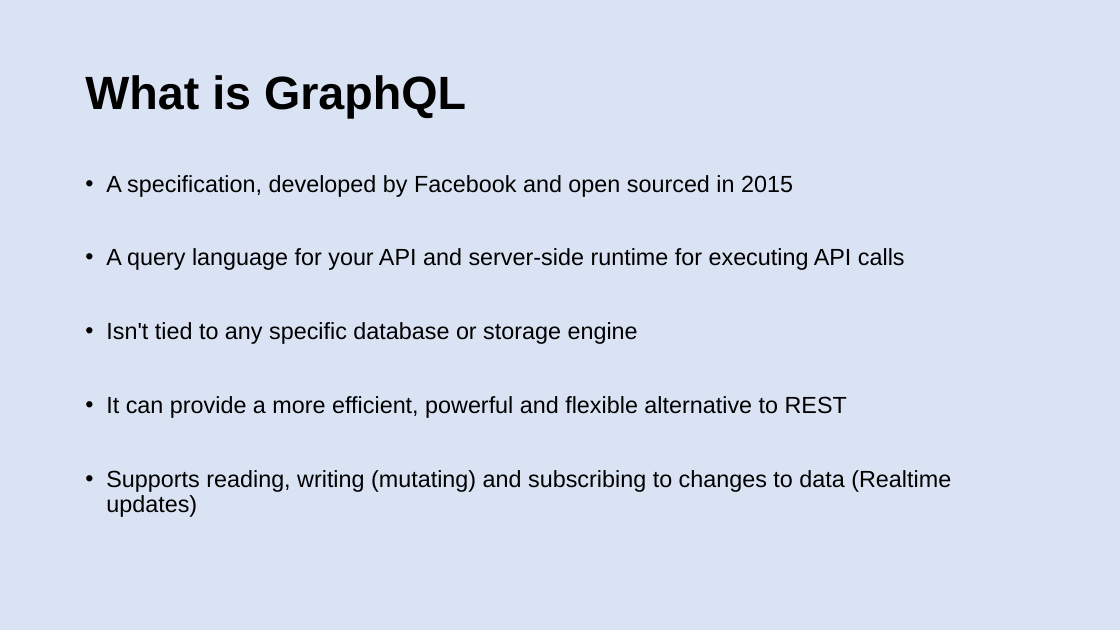
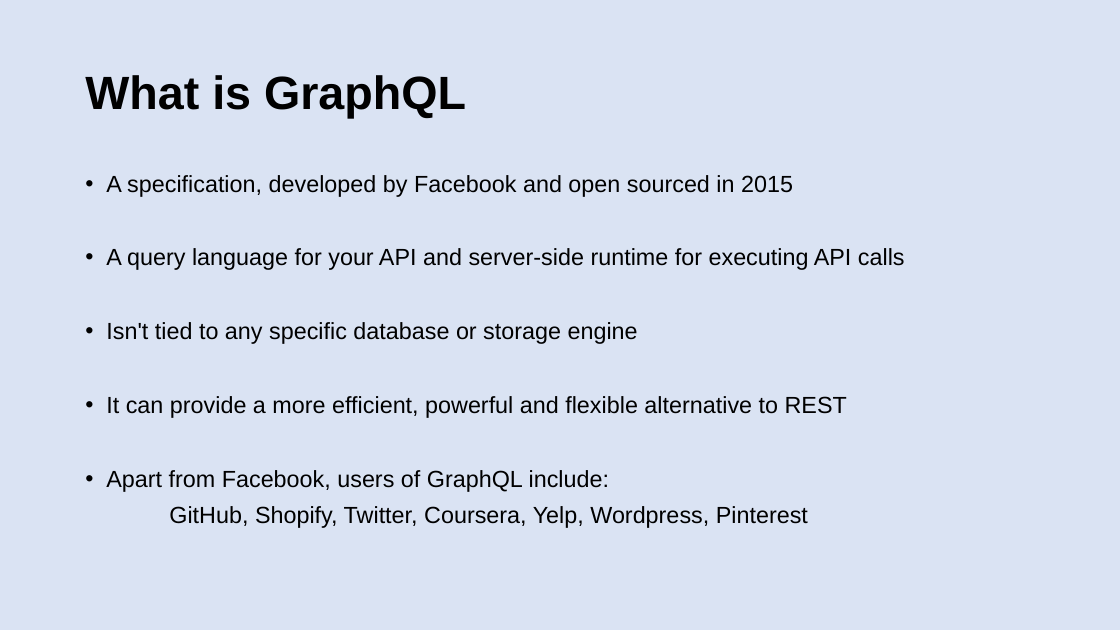
Before and after one commit to patelg123/graphql-presentation, a slide deck: slide 3 of current.pptx. Drawn at 1120x630 pixels with LibreOffice and Linux fonts; fonts in the diff are those of the drawing. Boxes give left, top, right and bottom in pixels: in the first picture for what was removed or moved away, otherwise in the second. Text is boxed around its words. In the diff, an @@ line names an element or a change of style, - is before the commit and + after.

```diff
--- a/current.pptx
+++ b/current.pptx
@@ text at <box>106,470,808,528</box>: text changed @@
-• Supports reading, writing (mutating) and subscribing to changes to data (Realtime updates)
+• Apart from Facebook, users of GraphQL include:
+GitHub, Shopify, Twitter, Coursera, Yelp, Wordpress, Pinterest
```
Also in this commit, not shown: 5 other slides changed, 5 slides added, 1 slide removed.
